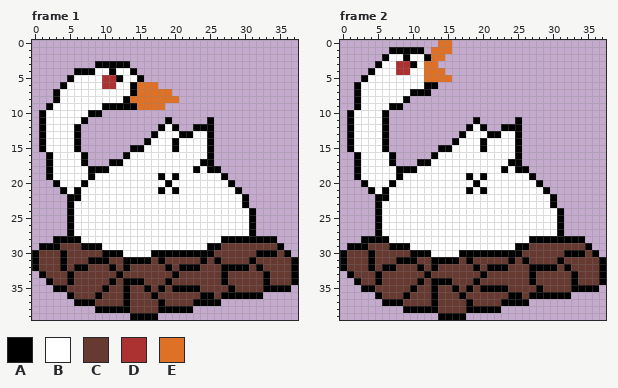
Two versions of one pixel-art file, raw/Ganso-Pondo.aseprite. The first picture shows the starting point.
45x44 pixels, 2 frames. Shown: frame 1, frame 2. The old version is drawn lined up with the new one, on the new canvas.
Palette (. is transparent): A #000000  B #ffffff  C #663931  D #ac3232  E #df7126
The result:
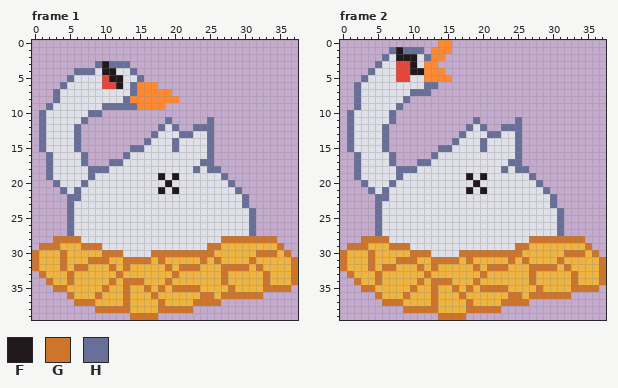
Colours new in this view: F #21181b  G #cf752b  H #686f99
Change:
canvas 45x44 -> 38x40, the old top-left corner now at -3,-2 (the part of the old canvas that was cut away was empty and is not shown)
colour B: #ffffff -> #dfe0e8
colour C: #663931 -> #f0b541
colour D: #ac3232 -> #e64539
colour E: #df7126 -> #ff8933
Changed rows in their new state; - is a pixel that keeps its letter.
Frame 1:
first column x 0:
 3 ---------HFHHH------------------------
 4 ------HHH-FF--H-----------------------
 5 -----H-----FF--H----------------------
 6 ----H-------F-H-----------------------
 7 ---H----------H-----------------------
 8 ---H---------H------------------------
 9 --H-------HHHHH-----------------------
10 -H------HH----------------------------
11 -H-----H-----------H-----H------------
12 -H----H-----------H-H--HHH------------
13 -H----H----------H---HH--H------------
14 -H----H---------H---H----H------------
15 -H----H-------HH----H----H------------
16 --H----H-----H-----------H------------
17 --H----H---HH-----------HH------------
18 --H-----HHH------------H-HH-----------
19 --H-----H---------F-F------H----------
20 ---H---H-----------F--------H---------
21 ----H-H-----------F-F--------H--------
22 -----HH-----------------------H-------
23 -----H------------------------H-------
24 -----H-------------------------H------
25 -----H-------------------------H------
26 -----H-------------------------H------
27 -----H-------------------------H------
28 ---GGGG--------------------GGGGGGGG---
29 -GGG---GGG---------------GG--------G--
30 G---G-----GGG----GGGGGGGGG------GGG-G-
31 G---G---GGG--GGGG-G-----G-G----G-----G
32 G---G-GG---G-G-----G-GGG---GGGG-G----G
33 -G---G------G-------G------G-----G---G
34 --G--G-----G-GGG---G-------G-----G---G
35 ---GG-----G--G--G-G-GGGG----G----GGGG-
36 -----G---G---G---G------GG-GGGGGG-----
37 ------GGG----G----G----GGGG-----------
38 ---------GGGGG----GGGGG---------------
39 --------------GGGG--------------------
Frame 2:
first column x 0:
 1 -------HFHHH--------------------------
 2 ------H-FFF-H-------------------------
 3 -----H----F---------------------------
 4 ----H-----FF--------------------------
 5 ---H----DD----------------------------
 6 --H---------HH------------------------
 7 --H-------HHH-------------------------
 8 --H------H----------------------------
 9 --H----BH-----------------------------
10 -H----BH------------------------------
11 -H----BH-----------H-----H------------
12 -H----H-----------H-H--HHH------------
13 -H----H----------H---HH--H------------
14 -H----H---------H---H----H------------
15 -H----H-------HH----H----H------------
16 --H----H-----H-----------H------------
17 --H----H---HH-----------HH------------
18 --H-----HHH------------H-HH-----------
19 --H-----H---------F-F------H----------
20 ---H---H-----------F--------H---------
21 ----H-H-----------F-F--------H--------
22 -----HH-----------------------H-------
23 -----H------------------------H-------
24 -----H-------------------------H------
25 -----H-------------------------H------
26 -----H-------------------------H------
27 -----H-------------------------H------
28 ---GGGG--------------------GGGGGGGG---
29 -GGG---GGG---------------GG--------G--
30 G---G-----GGG----GGGGGGGGG------GGG-G-
31 G---G---GGG--GGGG-G-----G-G----G-----G
32 G---G-GG---G-G-----G-GGG---GGGG-G----G
33 -G---G------G-------G------G-----G---G
34 --G--G-----G-GGG---G-------G-----G---G
35 ---GG-----G--G--G-G-GGGG----G----GGGG-
36 -----G---G---G---G------GG-GGGGGG-----
37 ------GGG----G----G----GGGG-----------
38 ---------GGGGG----GGGGG---------------
39 --------------GGGG--------------------
